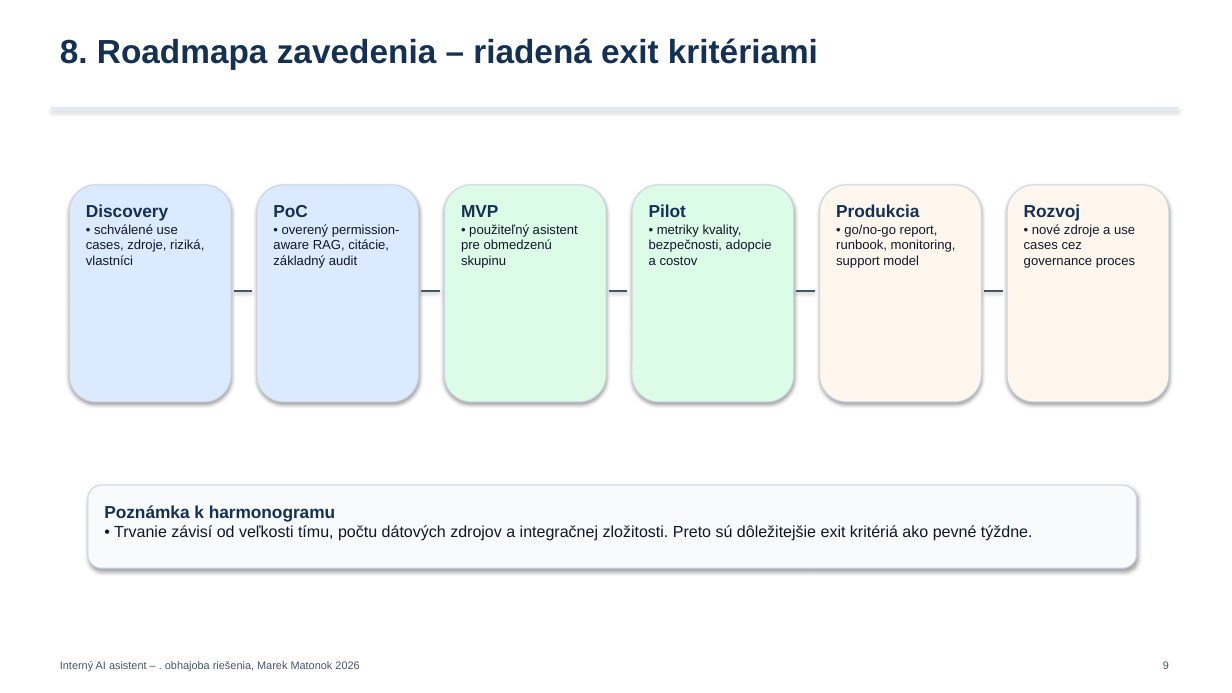
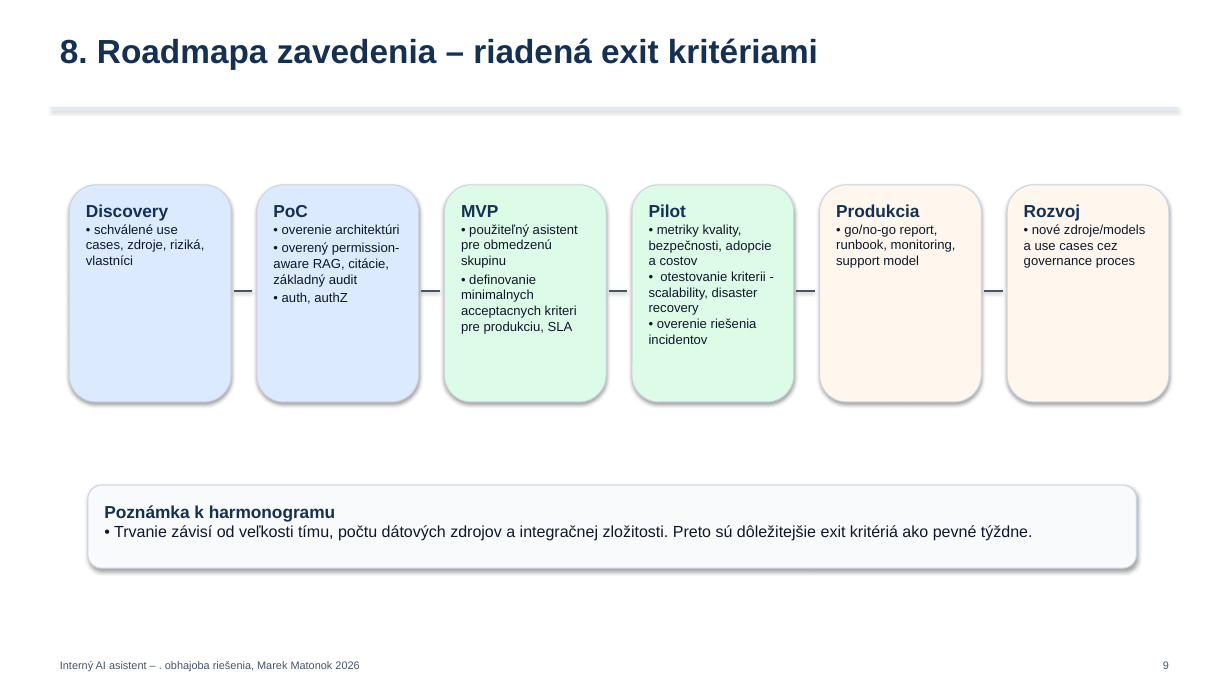
Before and after one commit to mmaideveloper/aiIntenalOrganzationAgent, a slide deck: slide 9 of Doc/AI_interny_asistent_10min_prezentacia.pptx. Drawn at 1232x693 pixels with LibreOffice and Linux fonts; fonts in the diff are those of the drawing. Boxes give left, top, right and bottom in pixels: in the first picture for what was removed or moved away, otherwise in the second. Text is boxed around its words. In the diff, an @@ line names an element or a change of style, - is before the commit and + after.

```diff
--- a/Doc/AI_interny_asistent_10min_prezentacia.pptx
+++ b/Doc/AI_interny_asistent_10min_prezentacia.pptx
@@ text at (282, 224, 400, 234): paragraph added @@
+• overenie architektúri
@@ text at (649, 224, 772, 344): text changed @@
-• metriky kvality, bezpečnosti, adopcie a costov
+• metriky kvality, bezpečnosti, adopcie a costov
+• otestovanie kriterii - scalability, disaster recovery
+• overenie riešenia incidentov
@@ text at (1024, 224, 1145, 268): text changed @@
-• nové zdroje a use cases cez governance proces
+• nové zdroje/models a use cases cez governance proces
@@ text at (282, 292, 347, 304): paragraph added @@
+• auth, authZ
@@ text at (461, 274, 577, 334): paragraph added @@
+• definovanie minimalnych acceptacnych kriteri pre produkciu, SLA
```
Also in this commit, not shown: 8 other slides changed.
